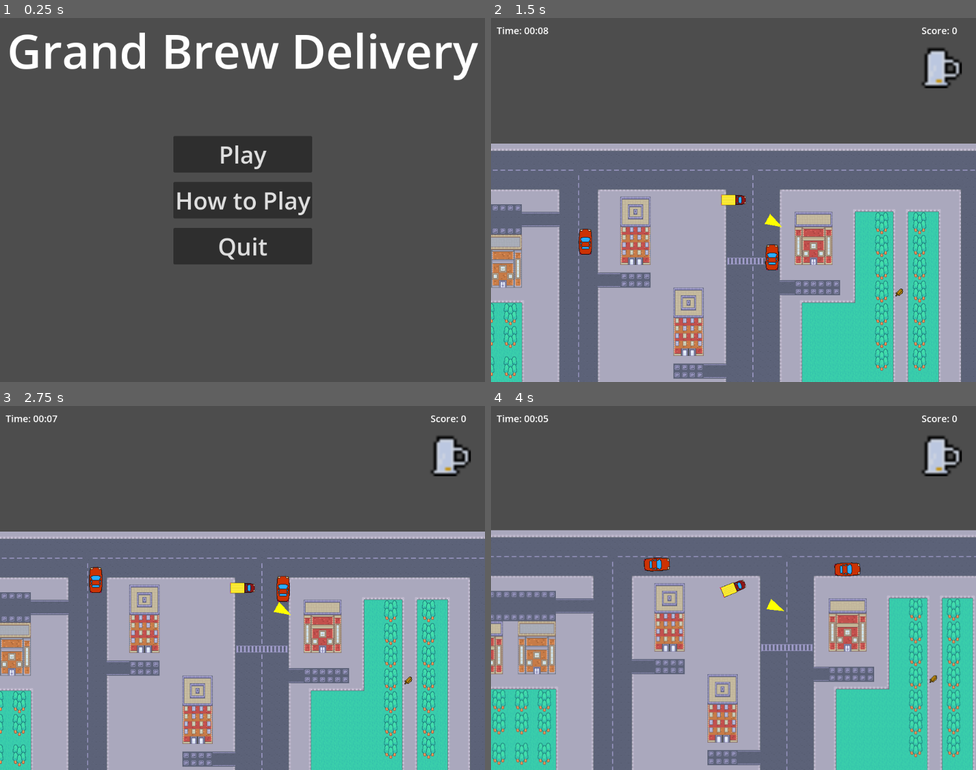
Above: before the commit, frames 1-4 (two rows, left to right).
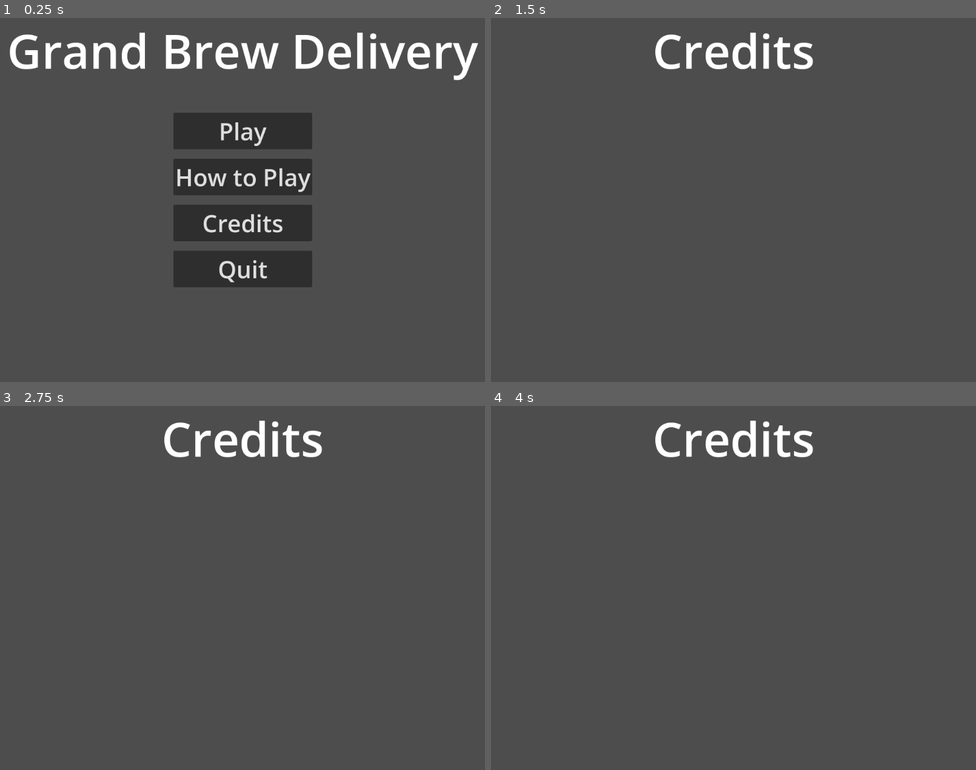
Above: after the commit, the same moments.

Repository: BastianTnd/grand-brew-delivery
Game: Godot game, scene res://Game/MainMenu/main_menu.tscn
Two runs of this game, one before a commit and one after it. Both use one fixed random seed, a clock stepped at 60 frames per second and the inputs below.
Inputs (mouse positions are in pixels of both pictures, inside the frame that each line leads up to):
- Up to frame 1 (0.25 s): no input
- Up to frame 2 (1.5 s): click (733, 221) at 0.5 s, where only the run after the commit has a clickable "Credits"; click (733, 152) at 1.25 s, where only the run before the commit has a clickable "Play"
- Up to frame 3 (2.75 s): hold Right (ui_right) from 2.03 s (still down)
- Up to frame 4 (4 s): release Right (ui_right) at 2.78 s; hold Down (ui_down) 2.78-3.53 s; hold Right (ui_right) from 3.53 s (still down)

The runs differ from the first frame. In frame 1, 7.9% of the frame differs, in the area x 35-65%, y 26-74%; in frame 2, 67%; in frame 3, 67%; in frame 4, 68%, in the area x 0-100%, y 2-100%.

Commit message:
Main Menu / Credits Scene: - added new Credits Window

Diff:
--- /dev/null
+++ b/godot_project/Game/CreditsMenu/credits.tscn
@@ -0,0 +1,42 @@
+[gd_scene format=3 uid="uid://shp4cae7eeep"]
+
+[node name="Credits" type="Control" unique_id=313007674]
+layout_mode = 3
+anchors_preset = 15
+anchor_right = 1.0
+anchor_bottom = 1.0
+grow_horizontal = 2
+grow_vertical = 2
+
+[node name="MarginContainerTitle" type="MarginContainer" parent="." unique_id=1616101884]
+layout_mode = 1
+anchors_preset = 5
+anchor_left = 0.5
+anchor_right = 0.5
+offset_left = -20.0
+offset_right = 20.0
+offset_bottom = 40.0
+grow_horizontal = 2
+
+[node name="VBoxContainer" type="VBoxContainer" parent="MarginContainerTitle" unique_id=1151903210]
+layout_mode = 2
+
+[node name="Label" type="Label" parent="MarginContainerTitle/VBoxContainer" unique_id=1650016258]
+layout_mode = 2
+theme_override_font_sizes/font_size = 100
+text = "Credits"
+
+[node name="MarginContainerCredits" type="MarginContainer" parent="." unique_id=1234385097]
+layout_mode = 1
+anchors_preset = 14
+anchor_top = 0.5
+anchor_right = 1.0
+anchor_bottom = 0.5
+grow_horizontal = 2
+grow_vertical = 2
+
+[node name="VBoxContainer" type="VBoxContainer" parent="MarginContainerCredits" unique_id=1160821632]
+layout_mode = 2
+
+[node name="Label" type="Label" parent="MarginContainerCredits/VBoxContainer" unique_id=297563329]
+layout_mode = 2
--- a/godot_project/Game/MainMenu/main_menu.gd
+++ b/godot_project/Game/MainMenu/main_menu.gd
@@ -8,6 +8,9 @@
 func _on_how_to_play_pressed() -> void:
 	get_tree().change_scene_to_file("res://Game/HowToPlayMenu/how_to_play.tscn")
 
+func _on_credits_pressed() -> void:
+	get_tree().change_scene_to_file("res://Game/CreditsMenu/credits.tscn")
+
 
 func _on_quit_pressed() -> void:
 	get_tree().quit()
--- a/godot_project/Game/MainMenu/main_menu.tscn
+++ b/godot_project/Game/MainMenu/main_menu.tscn
@@ -52,6 +52,11 @@
 theme_override_font_sizes/font_size = 50
 text = "How to Play"
 
+[node name="Credits" type="Button" parent="MarginContainerButtons/VBoxContainer" unique_id=1556261744]
+layout_mode = 2
+theme_override_font_sizes/font_size = 50
+text = "Credits"
+
 [node name="Quit" type="Button" parent="MarginContainerButtons/VBoxContainer" unique_id=652781529]
 layout_mode = 2
 theme_override_font_sizes/font_size = 50
@@ -59,4 +64,5 @@
 
 [connection signal="pressed" from="MarginContainerButtons/VBoxContainer/Play" to="." method="_on_play_pressed"]
 [connection signal="pressed" from="MarginContainerButtons/VBoxContainer/HowToPlay" to="." method="_on_how_to_play_pressed"]
+[connection signal="pressed" from="MarginContainerButtons/VBoxContainer/Credits" to="." method="_on_credits_pressed"]
 [connection signal="pressed" from="MarginContainerButtons/VBoxContainer/Quit" to="." method="_on_quit_pressed"]
